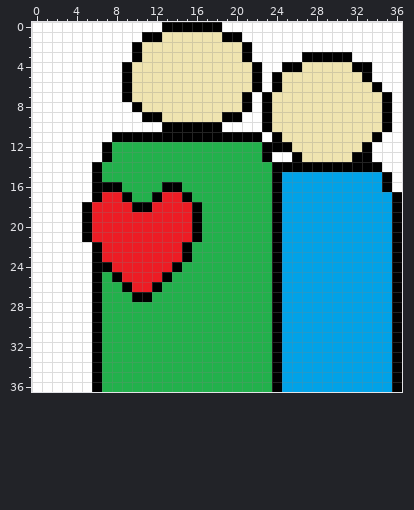
Edited in one commit: pixel-art sprite (midnight-ui/src/assets/Like.png). The first picture shows the starting point.
The file is 37x37 pixels. Pixels under 10% opacity are left out. Colours within 5 levels of each other are drawn and written as one.
New version:
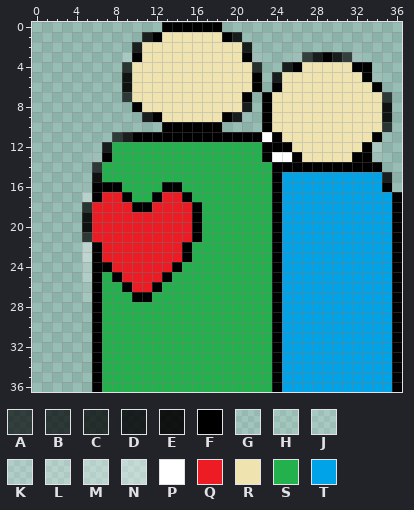
Palette (. is transparent): A #000000aa  B #000000b3  C #000000c0  D #000000d5  E #000000e6  F #000000  G #ffffff1a  H #ffffff20  J #ffffff2b  K #ffffff40  L #ffffff4d  M #ffffff60  N #ffffff70  P #ffffff  Q #ed1c24  R #efe4b0  S #22b14c  T #00a2e8
Diff:
Changed rows in their new state; - is an unchanged pixel.
first column x 0:
 0 .............------..................
 1 ...........D--------D................
 2 ..........D----------D...............
 3 .........J------------J...JAD-DAJ....
 4 .........B------------C..D--------...
 5 .........E-------------.D---------J..
 6 .........E-------------.-----------..
 7 .........B------------.------------B.
 8 ..........-----------D.------------E.
 9 ...........D--------D..------------E.
10 .............------....------------B.
11 ........AD-------------------------..
12 .......D--------------------------J..
13 ......J---------------------------J..
14 ......B----------------------------..
15 ......E----------------------------D.
16 .....G------------------------------.
17 .....L-------------------------------
18 .....B-------------------------------
19 .....E-------------------------------
20 .....E-------------------------------
21 .....B-------------------------------
22 .....N-------------------------------
23 .....M-------------------------------
24 .....L-------------------------------
25 .....K-------------------------------
26 .....J-------------------------------
27 .....H-------------------------------
28 ......-------------------------------
29 ......-------------------------------
30 ......-------------------------------
31 ......-------------------------------
32 ......-------------------------------
33 ......-------------------------------
34 ......-------------------------------
35 ......-------------------------------
36 ......-------------------------------
